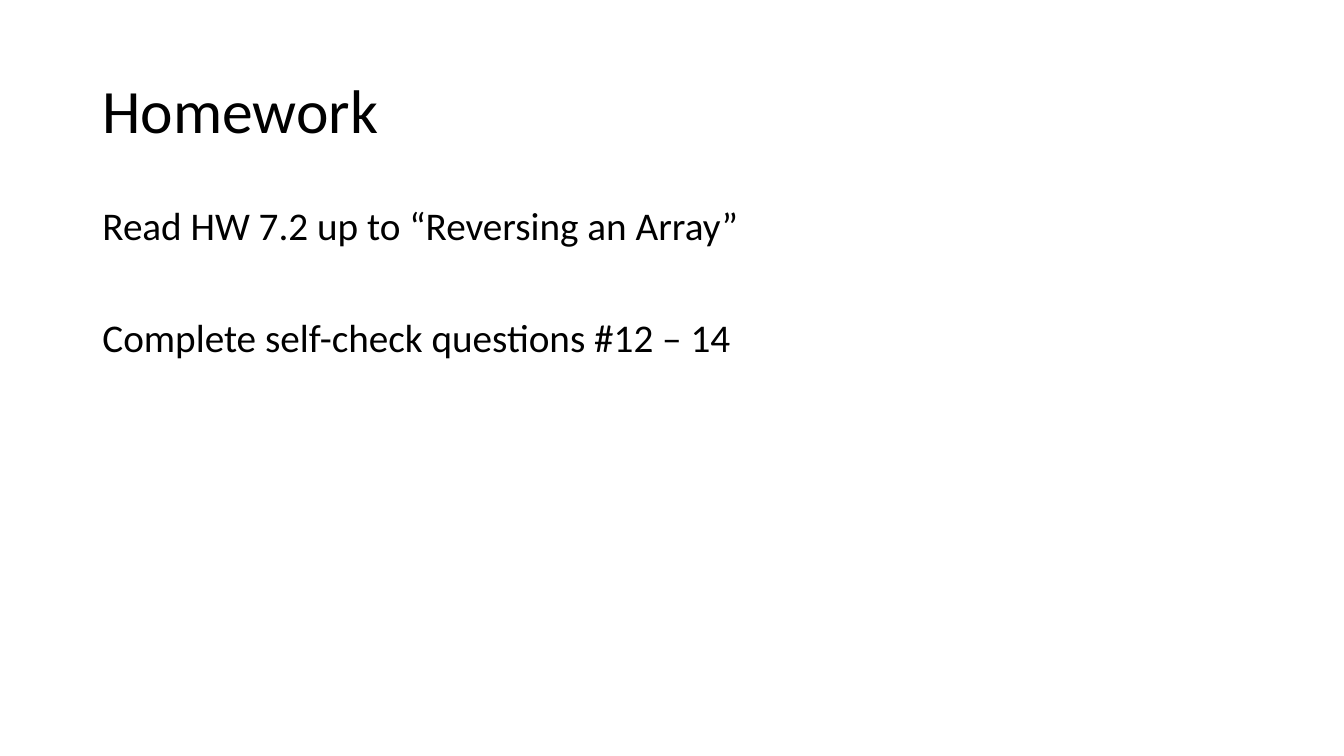
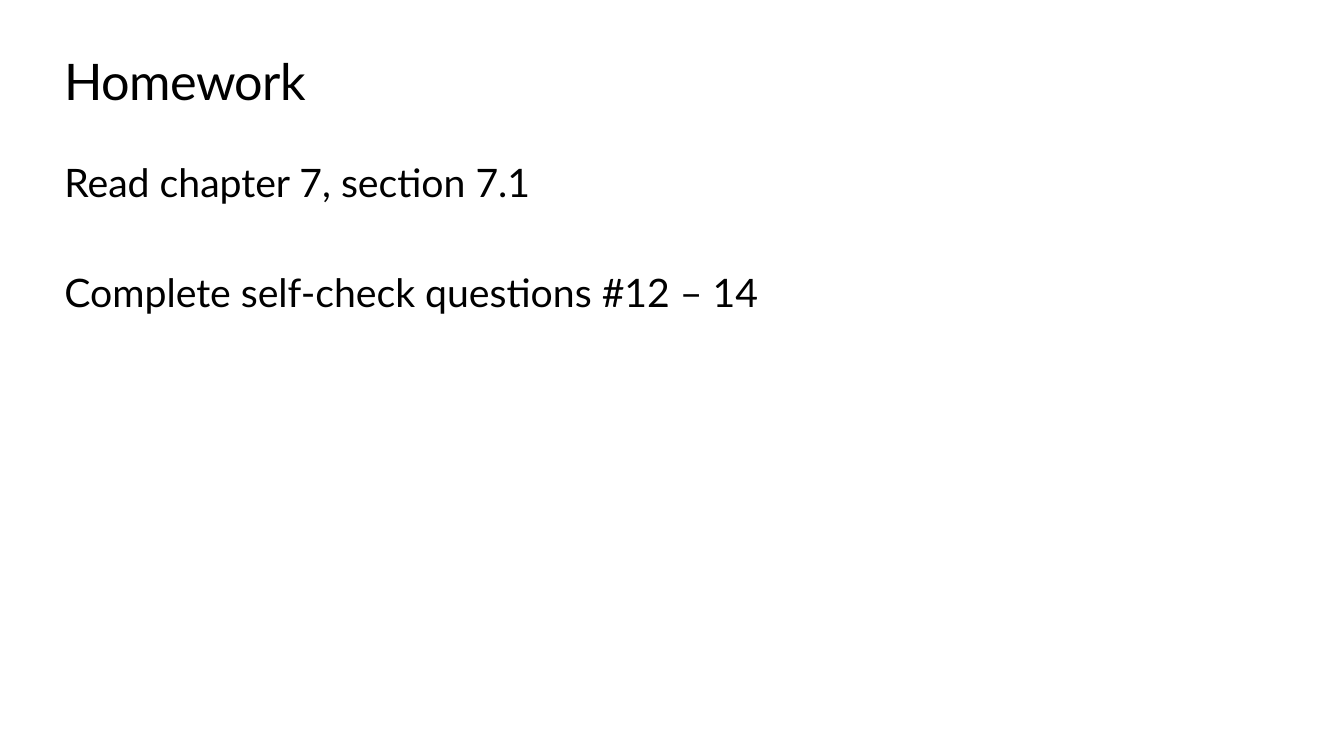
Before and after one commit to TEALSK12/apcsa-public, a slide deck: slide 39 of docs/Unit4/Unit4.pptx (slide 36 before the commit). Drawn at 1344x756 pixels with LibreOffice and Linux fonts; fonts in the diff are those of the drawing; background and template pictures are left out. Boxes give left, top, right and bottom in pixels: in the first picture for what was removed or moved away, otherwise in the second. Text is boxed around its words. In the diff, an @@ line names an element or a change of style, - is before the commit and + after.

```diff
--- a/docs/Unit4/Unit4.pptx
+++ b/docs/Unit4/Unit4.pptx
@@ title "Homework": place and size @@
-title "Homework" at <box>102,90,378,134</box>
+title "Homework" at <box>65,63,306,101</box>
@@ title "Homework" at <box>65,63,306,101</box>: size 44 to 36 pt, font Calibri to Lato, letter spacing 0 to -0.5 pt; line spacing 0.9 to 1; vertical alignment middle to top @@
@@ text at <box>64,168,531,204</box>: text changed; font Calibri to Lato @@
-Read HW 7.2 up to “Reversing an Array”
+Read chapter 7, section 7.1
@@ text "Read chapter 7, section 7.1": place and size @@
-text "Read chapter 7, section 7.1" at <box>102,212,738,359</box>
+text "Read chapter 7, section 7.1" at <box>64,168,758,314</box>
@@ text at <box>64,278,758,314</box>: font Calibri to Lato in "Complete self-check questions #12 – 14"; line spacing 0.9 to 1; less space between paragraphs @@
```
Also in this commit, not shown: 63 other slides changed, 19 slides added, 15 slides removed, 48 other files.
